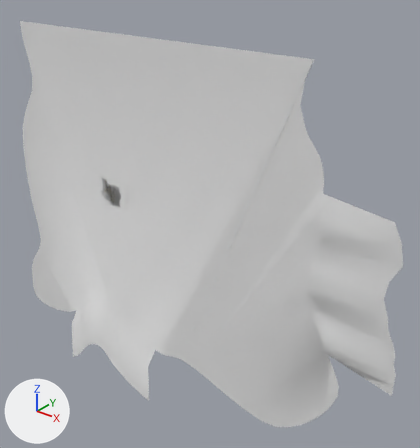
One commit to the FBX model Assets/Resources/Meshes/facility0.FBX: the scene before it, then after it.
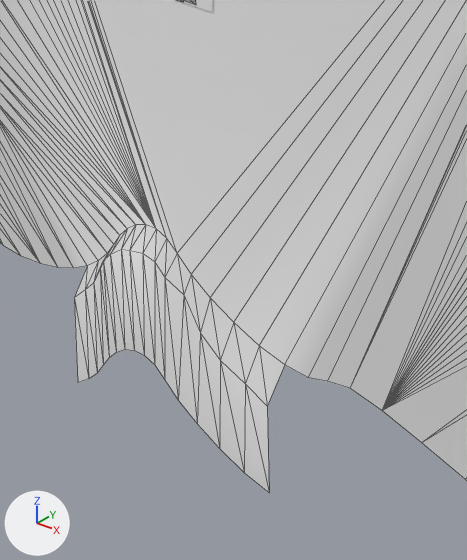
Old and new are each drawn whole from a 50 mm lens placed at (750.0, -669.0, 423.0), pointed at (167.0, 59.0, -28.0) and again close up on the part from 10% to 54% of the width and 46% to 95% of the height. Lighting does not change. The marker at lower left points along +X, +Y and +Z. The close-ups show mesh edges as thin lines. Where no turn or scale is listed for an object, it has been applied to the vertices.

Names of what the first close-up shows: 'island'.
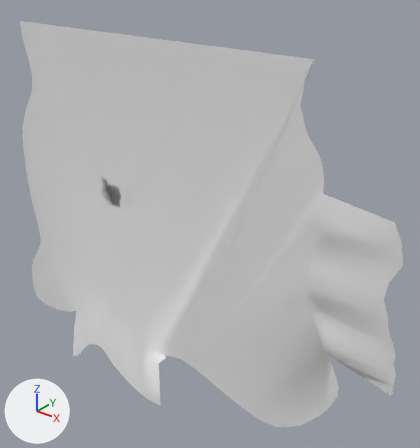
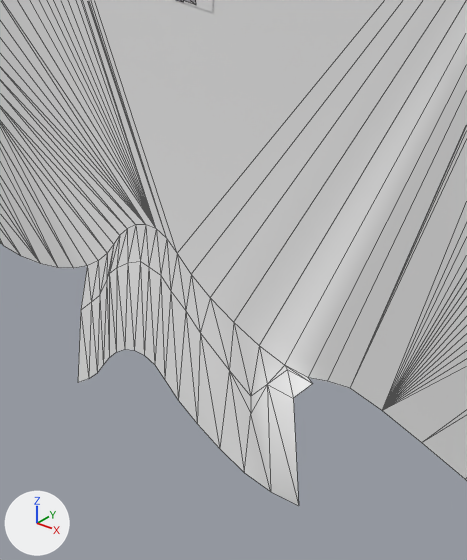
Changed parts and their boxes [x1, y1, x2, y2] in the close-ups (467 x 560 px):
'island', reshaped
    before: [0, 0, 467, 492]
    after: [0, 0, 467, 506]
part 1 of me_mesh_028, built on
    before: [74, 225, 285, 492]
    after: [78, 225, 312, 506]

The change, as a diff of the scene's bpy script:
```diff
--- a/Assets/Resources/Meshes/facility0.FBX.py
+++ b/Assets/Resources/Meshes/facility0.FBX.py
@@ me_mesh_028 @@
 # used by ob_island; location = (0.0, 0.0, 0.0)
-me_mesh_028.from_pydata(...)  # 152 vertices, 200 faces; spans x -330.0..557.0, y -26.0..0.0, z -440.0..290.0
+me_mesh_028.from_pydata(...)  # 157 vertices, 209 faces; spans x -330.0..557.0, y -26.0..0.0, z -440.0..290.0
+# me_mesh_028 part 1
+# 2 vertices are removed from x 73.0, y -25.0..-22.0, z -431.0..-344.0
+# 5 faces are deleted
+# 9 vertices in x -170.0..45.0, y -20.0..-15.0, z -350.0..-261.0 move by (0.0, 5.0, -16.0)
+# 5 vertices move from x -96.0..17.0, y -19.0..-10.0, z -328.0..-262.0 to x -96.0..17.0, y -13.0..-9.0, z -344.0..-278.0
+# 7 vertices are added at x 45.0..103.0, y -24.0..0.0, z -431.0..-320.0
+# 14 new faces join them
```
